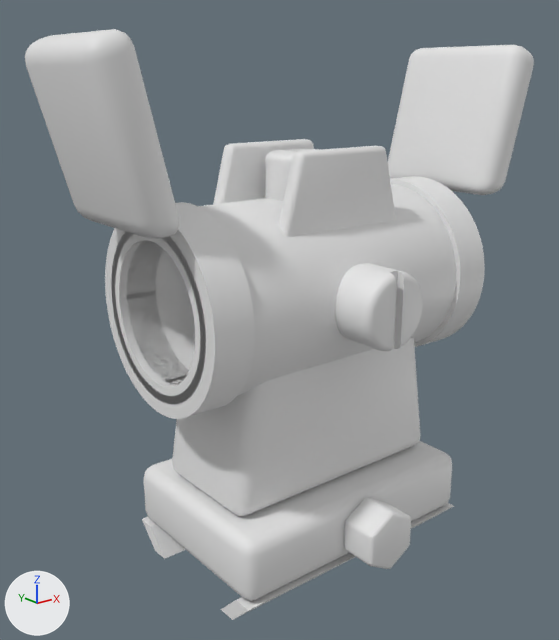
Before and after pictures for a commit that changed the FBX model SourceAssets/Attachments/RedDot/SM_RedDot_Body.fbx.
The view is the same before and after, from a 50 mm camera at (-0.0709, -0.0833, 0.0663) aimed at (-0.0023, 0.0024, 0.0321). Lighting does not change. The marker at lower left points along +X, +Y and +Z. The older version comes first.

Names of what the first picture shows: 'SM_RedDot_Body'.
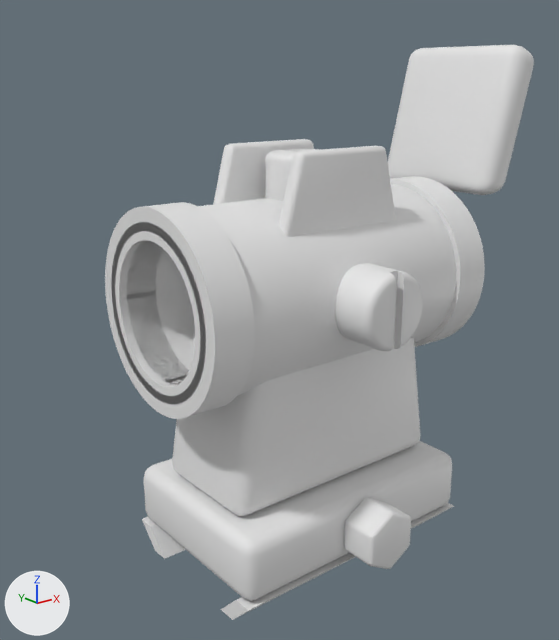
What the commit changed:
me_sm_reddot_body is used by ob_sm_reddot_body; location (0.0, 0.0, 0.0).
me_sm_reddot_body had 4542 vertices, 9032 faces and spanned x -0.0353..0.0372, y -0.0198..0.0207, z -0.0038..0.071.
me_sm_reddot_body now has 4390 vertices, 8732 faces and spans x -0.0245..0.0372, y -0.0198..0.0207, z -0.0038..0.071.
me_sm_reddot_body part 1: the loose piece of 152 vertices spanning x -0.0353..-0.025, y -0.0094..0.0094, z 0.049..0.071 is deleted.

Changed parts and their boxes (x1, y1, x2, y2) in the pictures (559 x 640 px):
'SM_RedDot_Body', reshaped (16% narrower)
    before: (25, 29, 534, 620)
    after: (105, 45, 534, 620)
part 1 of me_sm_reddot_body, deleted
    before: (25, 29, 179, 239)
